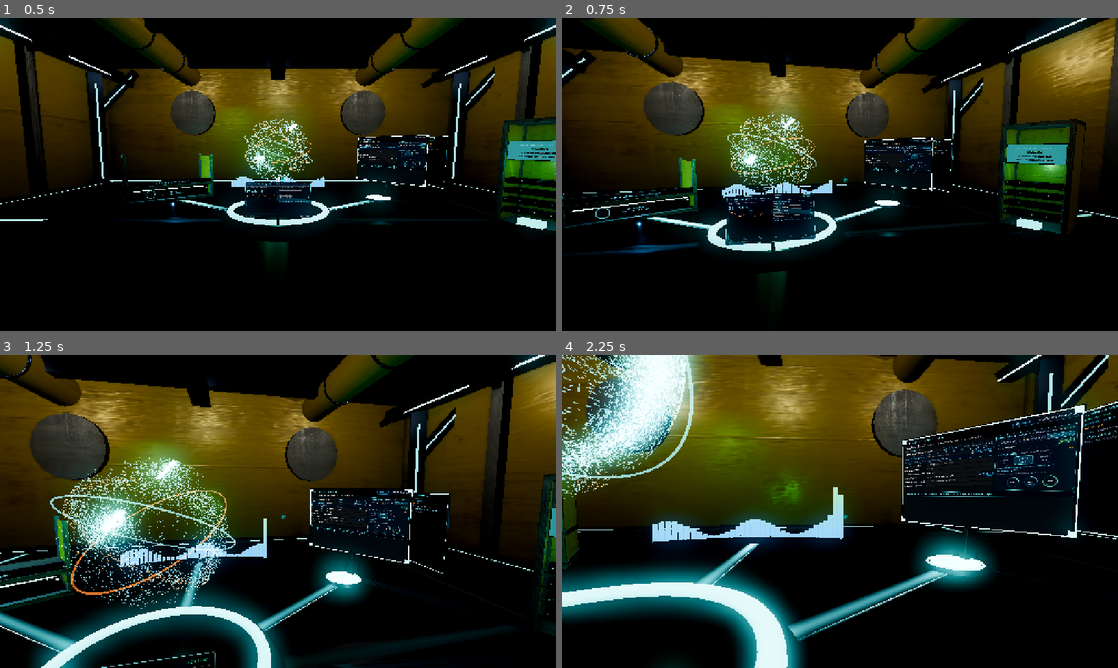
Above: before the commit, frames 1-4 (two rows, left to right).
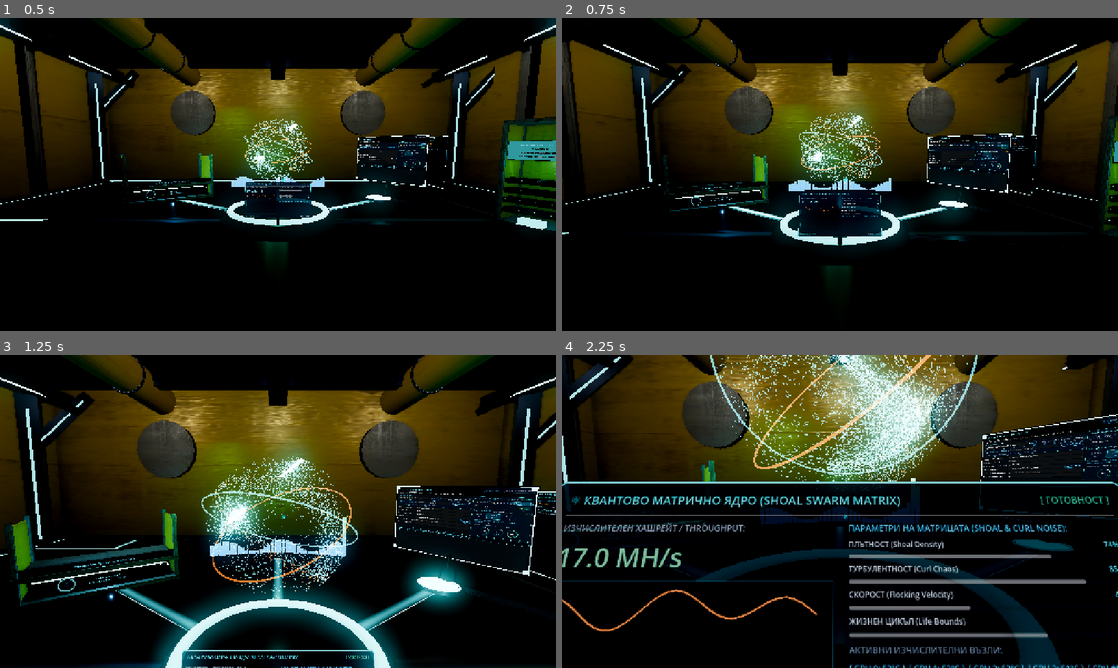
Above: after the commit, the same moments.

Repository: chefy2003/hashcat-studio
Game: Godot game, scene res://scenes/dashboard_3d.tscn
Same seed, same stepped clock (60 frames per second), same inputs: the game is played once before the commit and once after it.
Inputs (mouse positions are in pixels of both pictures, inside the frame that each line leads up to):
- Up to frame 1 (0.5 s): no input
- Up to frame 2 (0.75 s): tap Enter at 0.5 s; move the mouse to (867, 174) at 0.52 s; hold W from 0.53 s (still down); hold E (interact) from 0.53 s (still down); click (867, 174) at 0.67 s
- Up to frame 3 (1.25 s): keep holding W; keep holding E (interact); tap Space at 0.77 s
- Up to frame 4 (2.25 s): keep holding W; move the mouse to (812, 511) at 1.27 s; release E (interact) at 1.28 s; tap E (interact) at 1.35 s; click (812, 511) at 1.42 s; tap Space at 1.52 s; move the mouse to (851, 505) at 2.02 s; hold Ctrl from 2.03 s (still down); click (851, 505) at 2.17 s

Frame 1 is identical in both runs. In frame 2, 39% of the frame differs, in the area x 0-100%, y 0-87%; in frame 3, 60%; in frame 4, 63%, in the area x 0-100%, y 0-100%.

Commit message:
fix(ui): eliminate mouse locking, route keyboard to SubViewport inputs, and style LineEdits

Diff:
--- a/scripts/ui/3d/dashboard_camera_3d.gd
+++ b/scripts/ui/3d/dashboard_camera_3d.gd
@@ -89,7 +89,8 @@
 var _hud_layer: CanvasLayer = null
 var _hud_prompt_label: Label = null
 var _hud_reticle: Control = null
-var current_mouse_mode: Input.MouseMode = Input.MOUSE_MODE_CAPTURED
+var current_mouse_mode: Input.MouseMode = Input.MOUSE_MODE_VISIBLE
+var _is_rmb_looking: bool = false
 
 
 func set_mouse_mode(mode: Input.MouseMode) -> void:
@@ -105,8 +106,8 @@
 	_setup_physics_body()
 	_setup_interaction_hud()
 	switch_preset(ViewPreset.OPERATOR_FRONT, 0.0)
-	# Lock mouse cursor on entry to FPS walking mode
-	set_mouse_mode(Input.MOUSE_MODE_CAPTURED)
+	# Default to fully visible cursor for desktop GUI ergonomics
+	set_mouse_mode(Input.MOUSE_MODE_VISIBLE)
 
 func _exit_tree() -> void:
 	set_mouse_mode(Input.MOUSE_MODE_VISIBLE)
@@ -339,8 +340,8 @@
 		_char_body.velocity = Vector3.ZERO
 
 func _physics_process(delta: float) -> void:
-	# While locked in Terminal Focus mode, walking movement is disabled
-	if camera_mode == CameraMode.TERMINAL_FOCUS:
+	# While locked in Terminal Focus mode or interacting with UI/text fields, walking movement is disabled
+	if _is_ui_active():
 		return
 
 	# If a preset transition tween is active, don't override camera transform
@@ -472,14 +473,62 @@
 
 var holo_terminal: Node3D = null
 
+func _is_ui_active() -> bool:
+	if camera_mode == CameraMode.TERMINAL_FOCUS:
+		return true
+	if not holo_terminal:
+		return false
+	var vp = holo_terminal.get("viewport") as SubViewport
+	if not vp:
+		return false
+	if vp.gui_get_focus_owner() != null:
+		return true
+	var term_ui = holo_terminal.get("terminal_ui")
+	if term_ui and term_ui.get("_cyber_explorer") != null:
+		var explorer = term_ui._cyber_explorer as Control
+		if explorer and explorer.visible:
+			return true
+	return false
+
 func _unhandled_input(event: InputEvent) -> void:
-	# In Terminal Focus, forward all keyboard and mouse wheel events directly to the terminal's SubViewport
-	if camera_mode == CameraMode.TERMINAL_FOCUS:
+	# 1. RMB-Drag for 3D Camera Free Look: Hold Right Mouse Button to look around, release to free mouse
+	if event is InputEventMouseButton and event.button_index == MOUSE_BUTTON_RIGHT:
+		if event.pressed:
+			_is_rmb_looking = true
+			set_mouse_mode(Input.MOUSE_MODE_CAPTURED)
+		else:
+			_is_rmb_looking = false
+			set_mouse_mode(Input.MOUSE_MODE_VISIBLE)
+		get_viewport().set_input_as_handled()
+		return
+
+	if event is InputEventMouseMotion and _is_rmb_looking:
+		rotation_degrees.y -= event.relative.x * mouse_sensitivity
+		rotation_degrees.x = clamp(rotation_degrees.x - event.relative.y * mouse_sensitivity, -75.0, 75.0)
+		get_viewport().set_input_as_handled()
+		return
+
+	# 2. When UI, Dialog, or Terminal is active, route all keyboard/wheel events to the SubViewport
+	if _is_ui_active():
 		if event is InputEventKey:
-			if event.pressed and (event.keycode == KEY_ESCAPE or (event.keycode == KEY_E and not _is_terminal_text_field_focused())):
-				exit_terminal_focus()
-				get_viewport().set_input_as_handled()
-				return
+			var term_ui = holo_terminal.get("terminal_ui") if holo_terminal else null
+			var is_explorer_open: bool = false
+			if term_ui and term_ui.get("_cyber_explorer") != null:
+				var explorer = term_ui._cyber_explorer as Control
+				if explorer and explorer.visible:
+					is_explorer_open = true
+
+			if event.pressed and event.keycode == KEY_ESCAPE:
+				if is_explorer_open:
+					term_ui._cyber_explorer.close()
+					get_viewport().set_input_as_handled()
+					return
+				if camera_mode == CameraMode.TERMINAL_FOCUS:
+					exit_terminal_focus()
+					get_viewport().set_input_as_handled()
+					return
+
+			# Route keystroke to SubViewport
 			if holo_terminal and holo_terminal.get("viewport") != null:
 				var term_vp = holo_terminal.get("viewport") as SubViewport
 				if term_vp:
@@ -487,26 +536,14 @@
 					get_viewport().set_input_as_handled()
 					return
 
-		# Direct mouse wheel routing to SubViewport (since Godot 3D physics picking does not pick wheel events)
+		# Direct mouse wheel routing to SubViewport
 		if event is InputEventMouseButton and event.button_index in [MOUSE_BUTTON_WHEEL_UP, MOUSE_BUTTON_WHEEL_DOWN, MOUSE_BUTTON_WHEEL_LEFT, MOUSE_BUTTON_WHEEL_RIGHT]:
 			if _forward_wheel_to_terminal(event):
 				get_viewport().set_input_as_handled()
 				return
 		return
 
-	# Re-capture mouse on left click if focus was lost in free flight
-	if event is InputEventMouseButton and event.pressed and event.button_index == MOUSE_BUTTON_LEFT:
-		if current_mouse_mode != Input.MOUSE_MODE_CAPTURED:
-			set_mouse_mode(Input.MOUSE_MODE_CAPTURED)
-			get_viewport().set_input_as_handled()
-			return
-
-	# First-person mouse look (pitch and yaw directly from mouse motion)
-	if event is InputEventMouseMotion and (current_mouse_mode == Input.MOUSE_MODE_CAPTURED or Input.mouse_mode == Input.MOUSE_MODE_CAPTURED):
-		rotation_degrees.y -= event.relative.x * mouse_sensitivity
-		rotation_degrees.x = clamp(rotation_degrees.x - event.relative.y * mouse_sensitivity, -75.0, 75.0)
-
-	# Single-tap Jump trigger via Space
+	# 3. Space Jump (only in free-flight when not typing)
 	if event is InputEventKey and event.pressed and not event.echo:
 		if event.keycode == KEY_SPACE:
 			if not _is_jumping and not _is_crouching and _jump_offset <= 0.001:
@@ -517,7 +554,7 @@
 				get_viewport().set_input_as_handled()
 				return
 
-	# Quick Preset Hotkeys: 1/F1, 2/F2, 3/F3, 4/F4, 5/F5
+	# 4. Quick Preset Hotkeys (only when not typing in UI): 1/F1, 2/F2, 3/F3, 4/F4, 5/F5
 	if event is InputEventKey and event.pressed:
 		match event.keycode:
 			KEY_ESCAPE:
--- a/scripts/ui/3d/holo_terminal_3d.gd
+++ b/scripts/ui/3d/holo_terminal_3d.gd
@@ -159,6 +159,13 @@
 	if terminal_ui.has_signal("file_selected"):
 		terminal_ui.connect("file_selected", func(ftype: String, fpath: String):
 			file_selected.emit(ftype, fpath)
+		)
+
+	if terminal_ui.get("_cyber_explorer") != null:
+		var explorer = terminal_ui._cyber_explorer as Control
+		explorer.visibility_changed.connect(func():
+			if explorer.visible:
+				terminal_activated.emit()
 		)
 
 	# 3. Screen QuadMesh (2.5m x 1.56m) with Translucent Hologram Material
--- a/scripts/ui/components/cyber_file_explorer.gd
+++ b/scripts/ui/components/cyber_file_explorer.gd
@@ -81,6 +81,10 @@
 				current_dir = "/"
 
 	_load_directory(current_dir)
+	if _edit_path:
+		_edit_path.text = current_dir
+		_edit_path.grab_focus()
+		_edit_path.select_all()
 
 func close() -> void:
 	visible = false
@@ -175,6 +179,7 @@
 	_edit_path = LineEdit.new()
 	_edit_path.size_flags_horizontal = Control.SIZE_EXPAND_FILL
 	_edit_path.text_submitted.connect(_on_path_entered)
+	_style_line_edit(_edit_path)
 	path_bar.add_child(_edit_path)
 
 	var btn_go = Button.new()
@@ -190,7 +195,8 @@
 
 	_edit_search = LineEdit.new()
 	_edit_search.placeholder_text = "Търси име..."
-	_edit_search.custom_minimum_size = Vector2(180, 0)
+	_edit_search.custom_minimum_size = Vector2(180, 36)
+	_style_line_edit(_edit_search)
 	_edit_search.text_changed.connect(func(_t): _render_lists())
 	path_bar.add_child(_edit_search)
 
@@ -610,6 +616,37 @@
 	btn.add_theme_stylebox_override("pressed", sb)
 	btn.add_theme_color_override("font_color", Color("#ffffff"))
 
+func _style_line_edit(le: LineEdit) -> void:
+	le.custom_minimum_size = Vector2(0, 36)
+	le.add_theme_font_size_override("font_size", 14)
+	le.add_theme_color_override("font_color", Color("#ffffff"))
+	le.add_theme_color_override("caret_color", Color("#00f0ff"))
+	le.add_theme_color_override("selection_color", Color(0.0, 0.94, 1.0, 0.35))
+	le.caret_blink = true
+	le.caret_blink_interval = 0.5
+
+	var sb = StyleBoxFlat.new()
+	sb.bg_color = Color(0.04, 0.08, 0.15, 0.95)
+	sb.border_width_left = 1
+	sb.border_width_top = 1
+	sb.border_width_right = 1
+	sb.border_width_bottom = 1
+	sb.border_color = Color("#00f0ff")
+	sb.set_corner_radius_all(6)
+	sb.content_margin_left = 10
+	sb.content_margin_right = 10
+	sb.content_margin_top = 6
+	sb.content_margin_bottom = 6
+	le.add_theme_stylebox_override("normal", sb)
+
+	var sb_focus = sb.duplicate() as StyleBoxFlat
+	sb_focus.border_color = Color("#38bdf8")
+	sb_focus.border_width_left = 2
+	sb_focus.border_width_top = 2
+	sb_focus.border_width_right = 2
+	sb_focus.border_width_bottom = 2
+	le.add_theme_stylebox_override("focus", sb_focus)
+
 func _handle_list_wheel_input(event: InputEvent, list: ItemList) -> void:
 	if event is InputEventMouseButton and event.pressed:
 		var vbar = list.get_v_scroll_bar()
